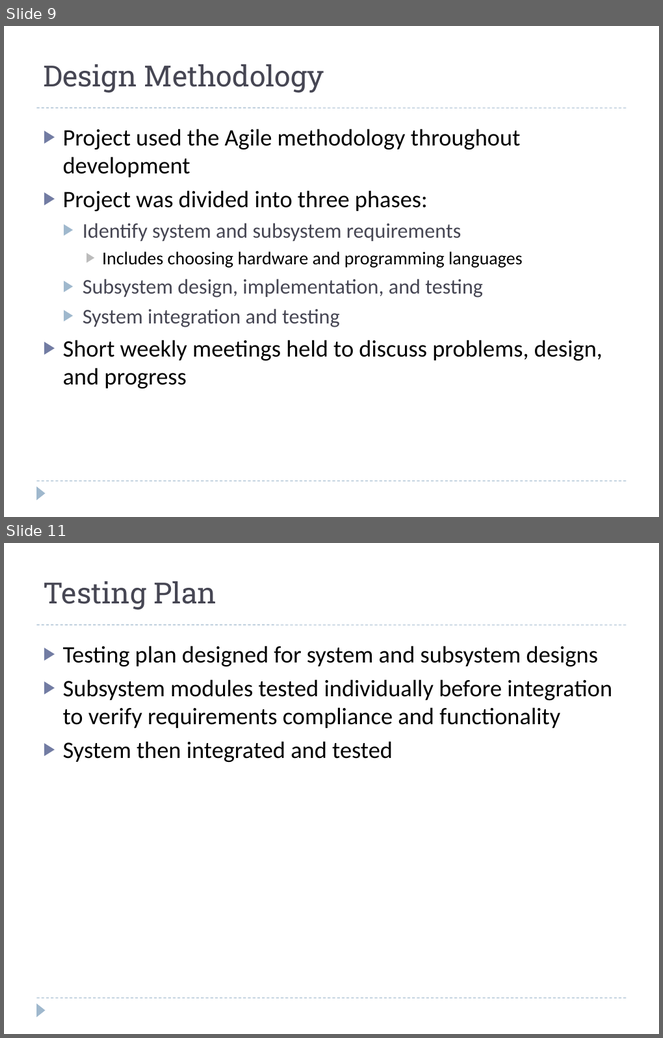
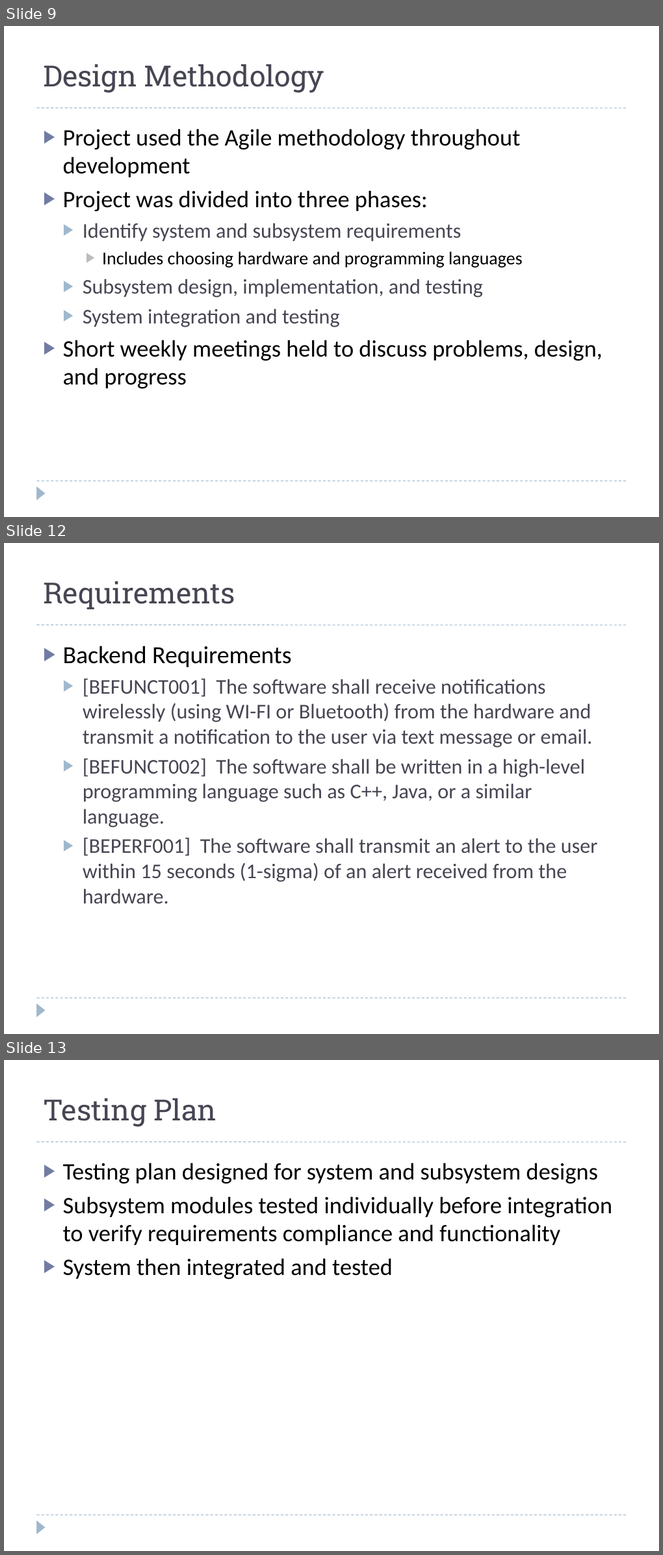
Before and after one commit to prithvi14/ChildAlertSystem, a slide deck: ChildAlertSystem/ProjectDocuments/ECE574_final_project.pptx. Shown one above the other, each under a label of ours: slides 9 and 11 before the commit, slides 9, 12 and 13 after it; the slides between them are not shown. The pictures are 663x1038 and 663x1555 pixels, drawn with LibreOffice and Linux fonts; fonts in the diff are those of the drawing. Boxes give left, top, right and bottom in pixels: in the first picture for what was removed or moved away, otherwise in the second. Text is boxed around its words. In the diff, an @@ line names an element or a change of style, - is before the commit and + after.

```diff
--- a/ChildAlertSystem/ProjectDocuments/ECE574_final_project.pptx
+++ b/ChildAlertSystem/ProjectDocuments/ECE574_final_project.pptx
@@ slide 12 added at box(4, 543, 659, 1034), background #FFFFFF; not listed: 3 template elements that a slide beside it also shows @@
@@ title added at box(43, 581, 235, 609), 32 pt, text #464653 @@
+Requirements
@@ text added at box(63, 646, 598, 904), 23 pt, text #464653 @@
+▶ Backend Requirements
+  ▶ [BEFUNCT001] The software shall receive notifications wirelessly (using WI-FI or Bluetooth) from the hardware and transmit a notification to the user via text message or email.
+  ▶ [BEFUNCT002] The software shall be written in a high-level programming language such as C++, Java, or a similar language.
+  ▶ [BEPERF001] The software shall transmit an alert to the user within 15 seconds (1-sigma) of an alert received from the hardware.
@@ what was slide 11 is now slide 13 @@
```
Also in this commit, not shown: 6 slides changed, 1 other slide added.
